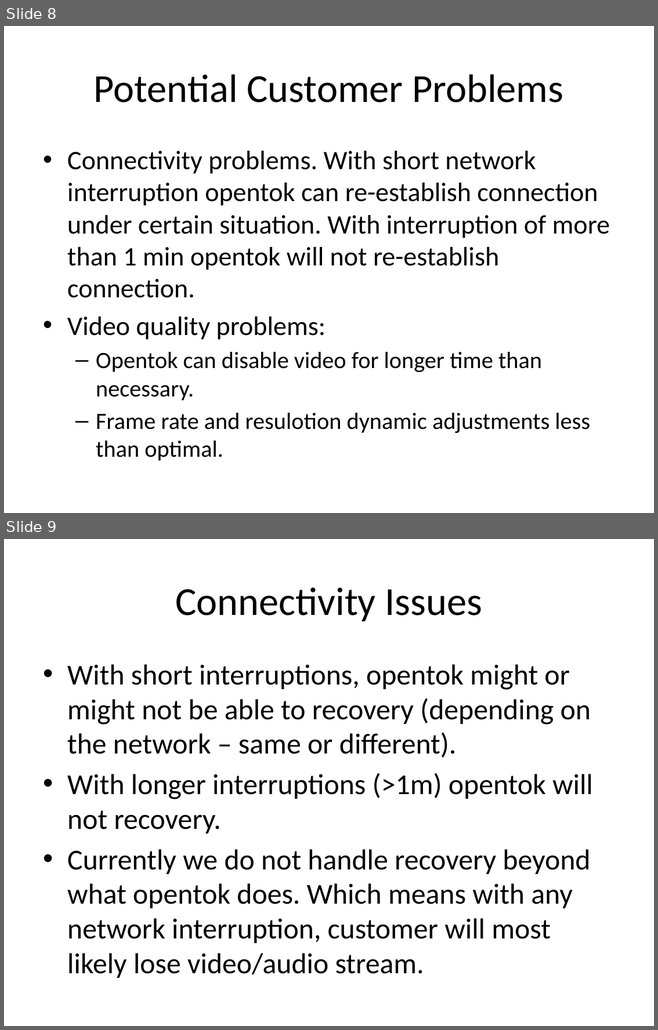
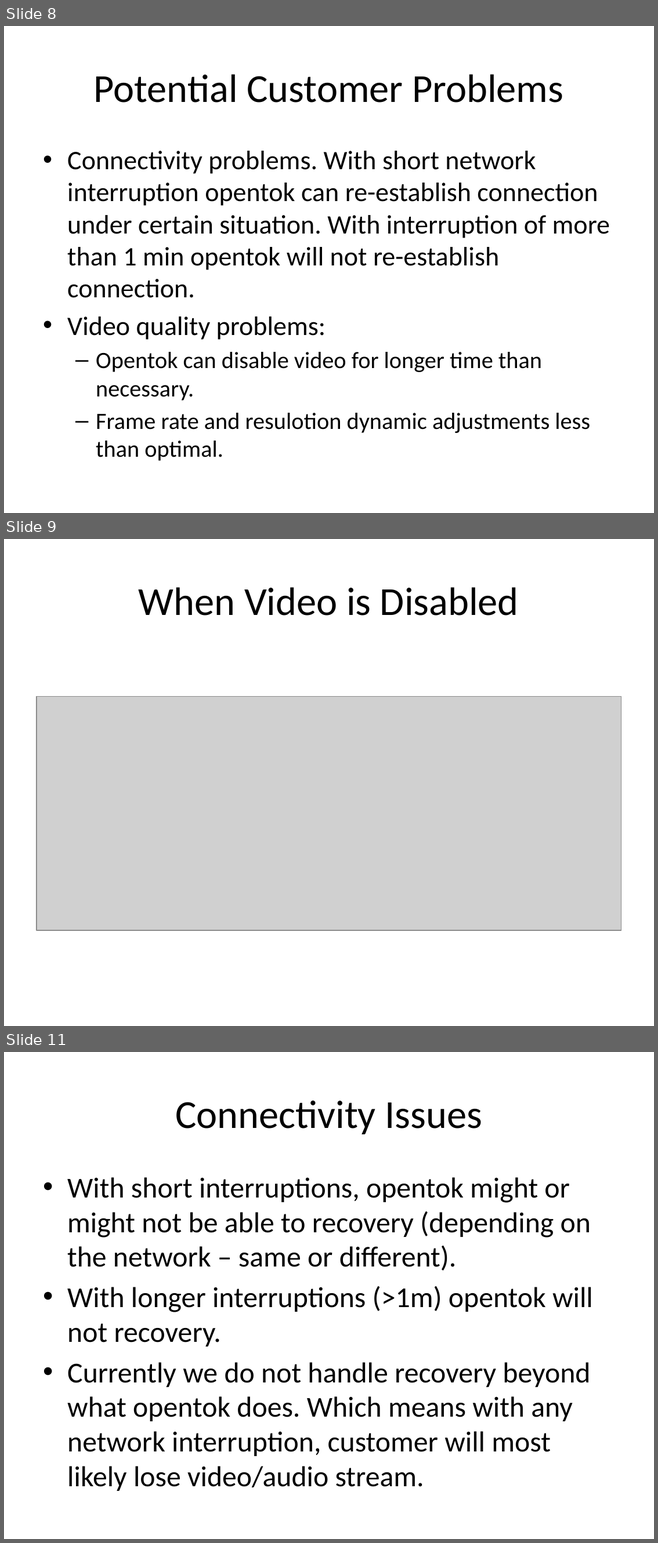
Before and after one commit to LukeZhao/misc, a slide deck: opentokvideofix/OpenTok Issues and Solutions.pptx. Shown one above the other, each under a label of ours: slides 8 and 9 before the commit, slides 8, 9 and 11 after it; the slides between them are not shown. The pictures are 658x1030 and 658x1543 pixels, drawn with LibreOffice and Linux fonts; fonts in the diff are those of the drawing; grey boxes stand for pictures. Boxes give left, top, right and bottom in pixels: in the first picture for what was removed or moved away, otherwise in the second. Text is boxed around its words. In the diff, an @@ line names an element or a change of style, - is before the commit and + after.

```diff
--- a/opentokvideofix/OpenTok Issues and Solutions.pptx
+++ b/opentokvideofix/OpenTok Issues and Solutions.pptx
@@ slide 9 added at box(4, 539, 654, 1026), background #FFFFFF @@
@@ title added at box(139, 587, 518, 616), 44 pt, text #000000 @@
+When Video is Disabled
@@ picture added at box(36, 696, 621, 930) @@
@@ what was slide 9 is now slide 11 @@
```
Also in this commit, not shown: 2 slides changed, 1 other slide added.
